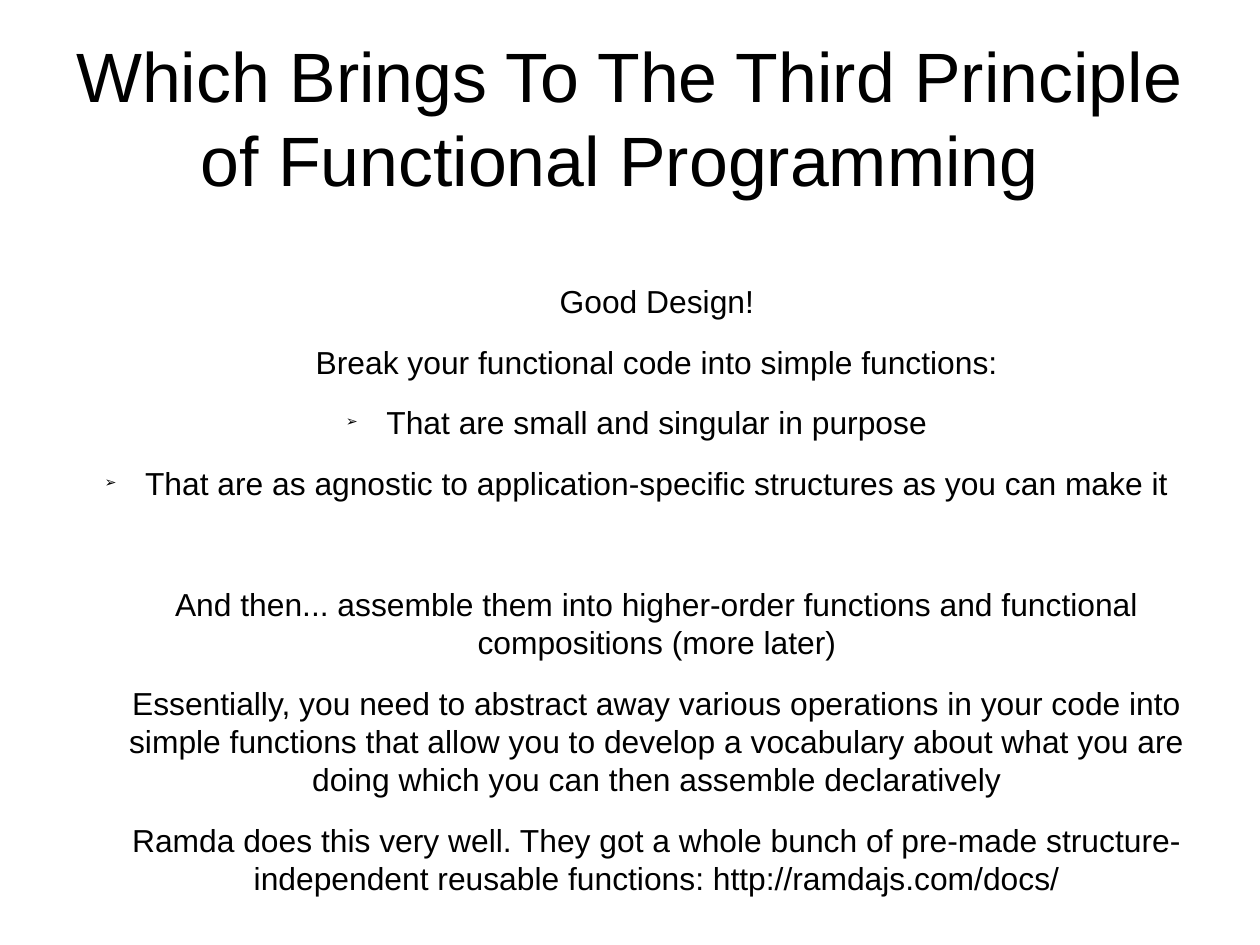
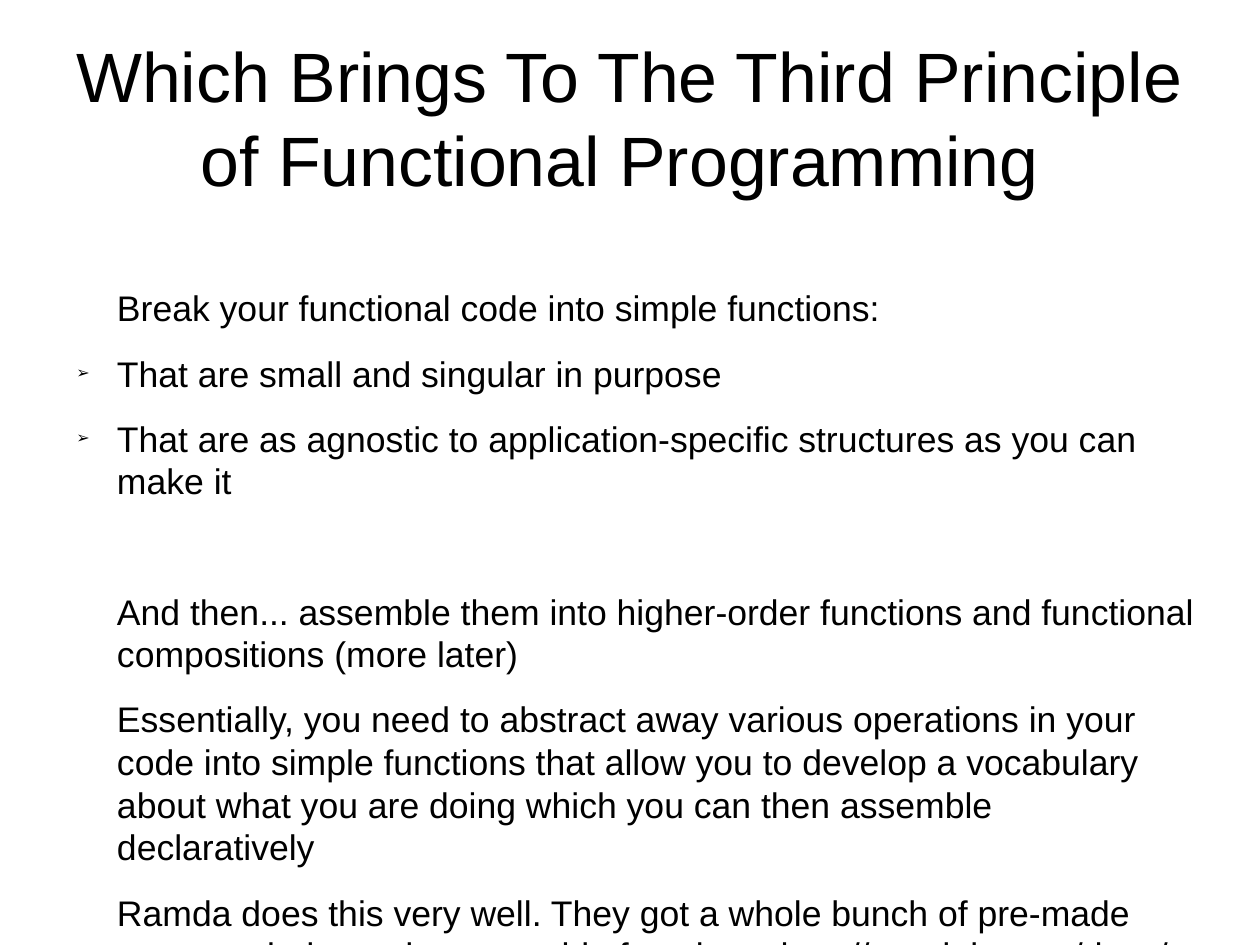
Before and after one commit to Magnitus-/FunctionalJsPresentation, a slide deck: slide 9 of Slides.odp. Drawn at 1260x945 pixels with LibreOffice and Linux fonts; fonts in the diff are those of the drawing. Boxes give left, top, right and bottom in pixels: in the first picture for what was removed or moved away, otherwise in the second. Text is boxed around its words. In the diff, an @@ line names an element or a change of style, - is before the commit and + after.

Commit message:
Finalized Promise example and did some formatting cleanup

```diff
--- a/Slides.odp
+++ b/Slides.odp
@@ text "Break your functional code into ..." at (117, 295, 1193, 933): size 20 to 22.4 pt; alignment centre to left @@
@@ text at (560, 290, 754, 319): paragraph removed @@
-Good Design!
```
Also in this commit, not shown: 2 other slides changed.
